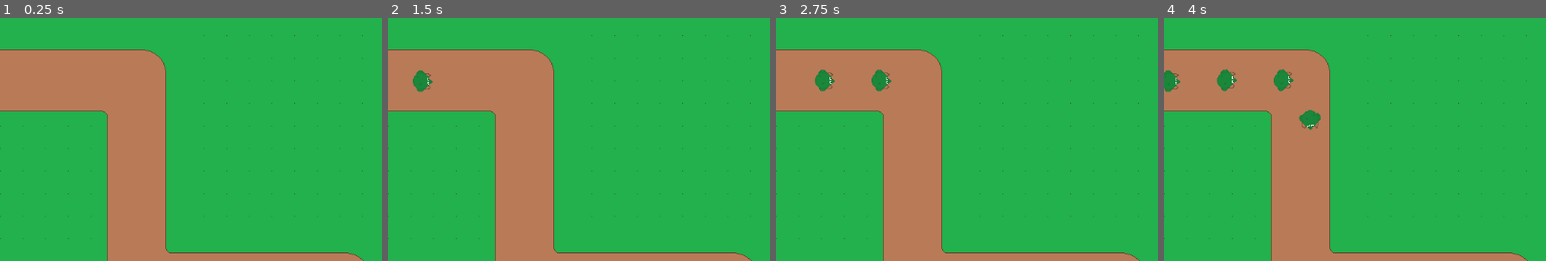
Above: before the commit, frames 1-4 (left to right).
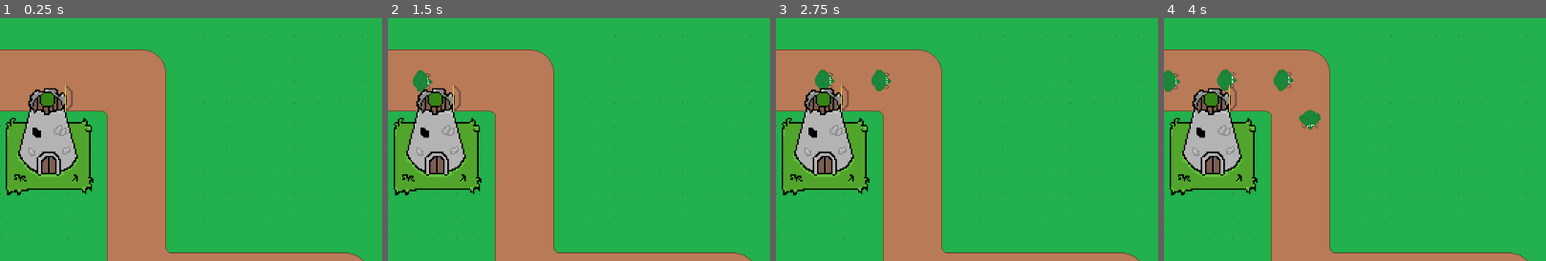
Above: after the commit, the same moments.

Repository: Prakhar-7/Godot-Wild-Jam-73
Game: Godot game, scene res://scenes/level_1.tscn
Two runs of this game, one before a commit and one after it. Both use one fixed random seed, a clock stepped at 60 frames per second and the inputs below.
Inputs:
- Up to frame 1 (0.25 s): no input
- Up to frame 2 (1.5 s): tap Enter at 0.5 s
- Up to frame 3 (2.75 s): no input
- Up to frame 4 (4 s): no input
The pictures show only the part of the screen within x 0-50%, y 2-52%; the shares and areas given below are measured in that part.

The runs differ from the first frame. In frame 1, 7.8% of the frame differs, in the area x 1-25%, y 27-73%; in frame 2, 7.8%; in frame 3, 7.8%; in frame 4, 7.8%.

Commit message:
Tower script

Diff:
--- a/scenes/castle.tscn
+++ b/scenes/castle.tscn
@@ -6,7 +6,7 @@
 [ext_resource type="Texture2D" uid="uid://6or5af1snc4a" path="res://assets/Bow.png" id="3_110i7"]
 
 [sub_resource type="CircleShape2D" id="CircleShape2D_dqa88"]
-radius = 224.0
+radius = 114.501
 
 [sub_resource type="RectangleShape2D" id="RectangleShape2D_lt38h"]
 size = Vector2(60, 47)
@@ -69,6 +69,8 @@
 }]
 
 [node name="Castle" type="StaticBody2D"]
+z_index = 1
+scale = Vector2(2, 2)
 script = ExtResource("1_g2sxq")
 
 [node name="Tower" type="Area2D" parent="."]
@@ -81,10 +83,8 @@
 position = Vector2(-1, 29.5)
 shape = SubResource("RectangleShape2D_lt38h")
 
-[node name="Marker2D" type="Marker2D" parent="."]
+[node name="Aim" type="Marker2D" parent="."]
 position = Vector2(24, -12)
-
-[node name="Node" type="Node" parent="."]
 
 [node name="Castle" type="Sprite2D" parent="."]
 texture = ExtResource("1_jmfa6")
@@ -99,5 +99,7 @@
 rotation = 1.5708
 sprite_frames = SubResource("SpriteFrames_dh4o3")
 
+[node name="ArrowContainer" type="Node" parent="."]
+
 [connection signal="body_entered" from="Tower" to="." method="_on_tower_body_entered"]
 [connection signal="body_exited" from="Tower" to="." method="_on_tower_body_exited"]
--- a/scenes/level_1.tscn
+++ b/scenes/level_1.tscn
@@ -1,7 +1,8 @@
-[gd_scene load_steps=3 format=3 uid="uid://brcph14vfcab"]
+[gd_scene load_steps=4 format=3 uid="uid://brcph14vfcab"]
 
 [ext_resource type="PackedScene" uid="uid://be1ixo1bku7x0" path="res://scenes/tile_map.tscn" id="1_ly4av"]
 [ext_resource type="Script" path="res://scripts/PathSpawner.gd" id="2_03jsy"]
+[ext_resource type="PackedScene" uid="uid://ccblimj4cbkp7" path="res://scenes/castle.tscn" id="3_tftrj"]
 
 [node name="Level 1" type="Node2D"]
 
@@ -17,4 +18,7 @@
 [node name="Timer" type="Timer" parent="PathSpawner"]
 autostart = true
 
+[node name="Castle" parent="." instance=ExtResource("3_tftrj")]
+position = Vector2(69, 177)
+
 [connection signal="timeout" from="PathSpawner/Timer" to="PathSpawner" method="_on_timer_timeout"]
--- a/scripts/castle.gd
+++ b/scripts/castle.gd
@@ -12,6 +12,28 @@
 		var tempArray = []
 		currTargets = get_node("Tower")
 
+		for i in currTargets:
+			if "soldier" in i.name:
+				tempArray.append(i)
+
+		var currTarget = null
+
+		for i in tempArray:
+			if currTarget == null:
+				currTarget = i.get_node("../")
+			else:
+				if i.get_parent().get_progress() > currTarget.get_progress():
+					currTarget = i.get_node("../")
+
+		curr = currTarget
+		pathName = currTarget.get_parrent().name
+
+		var tempArrow = Arrow.instantiate()
+		tempArrow.pathName = pathName
+		tempArrow.ArrowDamage = ArrowDamage
+		get_node("ArrowContainer").add_child(tempArrow)
+		tempArrow.global_position = $Aim.global_position
+
 
 func _on_tower_body_exited(body):
 	pass # Replace with function body.
